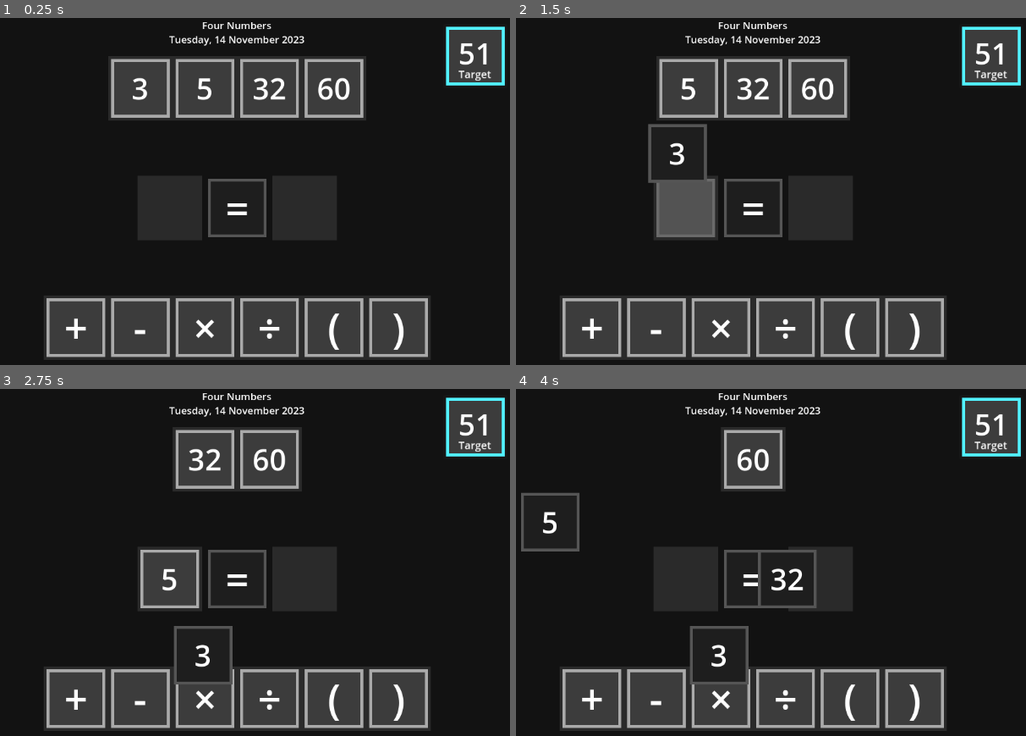
Above: before the commit, frames 1-4 (two rows, left to right).
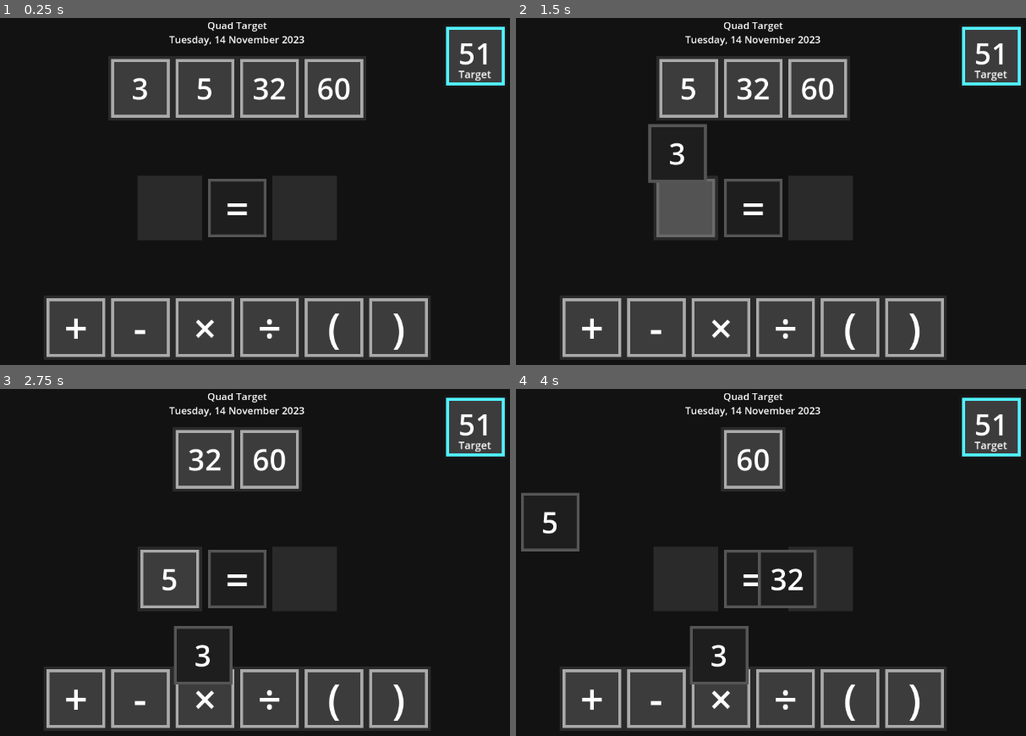
Above: after the commit, the same moments.

Repository: PeckyChicken/four-numbers
Game: Godot game, scene res://main.tscn
The game is run twice, just before and just after one commit, with the same random seed, the same clock (stepped at 60 frames per second) and the same inputs.
Inputs (mouse positions are in pixels of both pictures, inside the frame that each line leads up to):
- Up to frame 1 (0.25 s): no input
- Up to frame 2 (1.5 s): tap Enter at 0.5 s; drag from (755, 208) to (822, 125) at 0.52 s; tap Space at 1.25 s; drag from (658, 87) to (720, 285) at 1.27 s
- Up to frame 3 (2.75 s): tap Enter at 2 s; move the mouse to (173, 458) at 2.02 s; hold Right (ui_right) from 2.03 s (still down); click (173, 458) at 2.17 s
- Up to frame 4 (4 s): release Right (ui_right) at 2.75 s; tap Space at 2.75 s; drag from (684, 579) to (551, 520) at 2.77 s; tap Enter at 3.5 s; drag from (720, 458) to (786, 579) at 3.52 s

The runs differ from the first frame. In frame 1, 0.2% of the frame differs, in the area x 39-54%, y 1-4%; in frame 2, 0.2%; in frame 3, 0.2%; in frame 4, 0.2%.

Commit message:
RENAME: Game is now called "Quad Target" FEATURE: Splash screen logo added

Diff:
--- a/main.gd
+++ b/main.gd
@@ -71,7 +71,7 @@
 		get_tree().paused = true
 
 func set_date():
-	$Date.text = "Four Numbers\n%s, %d %s %d" % [
+	$Date.text = "Quad Target\n%s, %d %s %d" % [
 		WEEKDAYS[date.weekday],
 		date.day,
 		MONTHS[date.month - 1],
--- a/project.godot
+++ b/project.godot
@@ -10,11 +10,11 @@
 
 [application]
 
-config/name="Four Numbers"
+config/name="Quad Target"
 run/main_scene="uid://dfxrgpbx000de"
 config/features=PackedStringArray("4.4", "GL Compatibility")
 boot_splash/bg_color=Color(0.0705882, 0.0705882, 0.0705882, 1)
-boot_splash/show_image=false
+boot_splash/image="uid://4auj48f88iy5"
 config/icon="res://icon.svg"
 
 [autoload]
--- a/win_screen.tscn
+++ b/win_screen.tscn
@@ -48,7 +48,7 @@
 custom_minimum_size = Vector2(0, 50)
 layout_mode = 2
 theme_override_font_sizes/normal_font_size = 25
-text = "Four Numbers solved!"
+text = "Quad Target solved!"
 horizontal_alignment = 1
 vertical_alignment = 1
 
Binary file added: logo.png
Not shown, added: logo.png.import
Not shown, added: logo.png.kra
